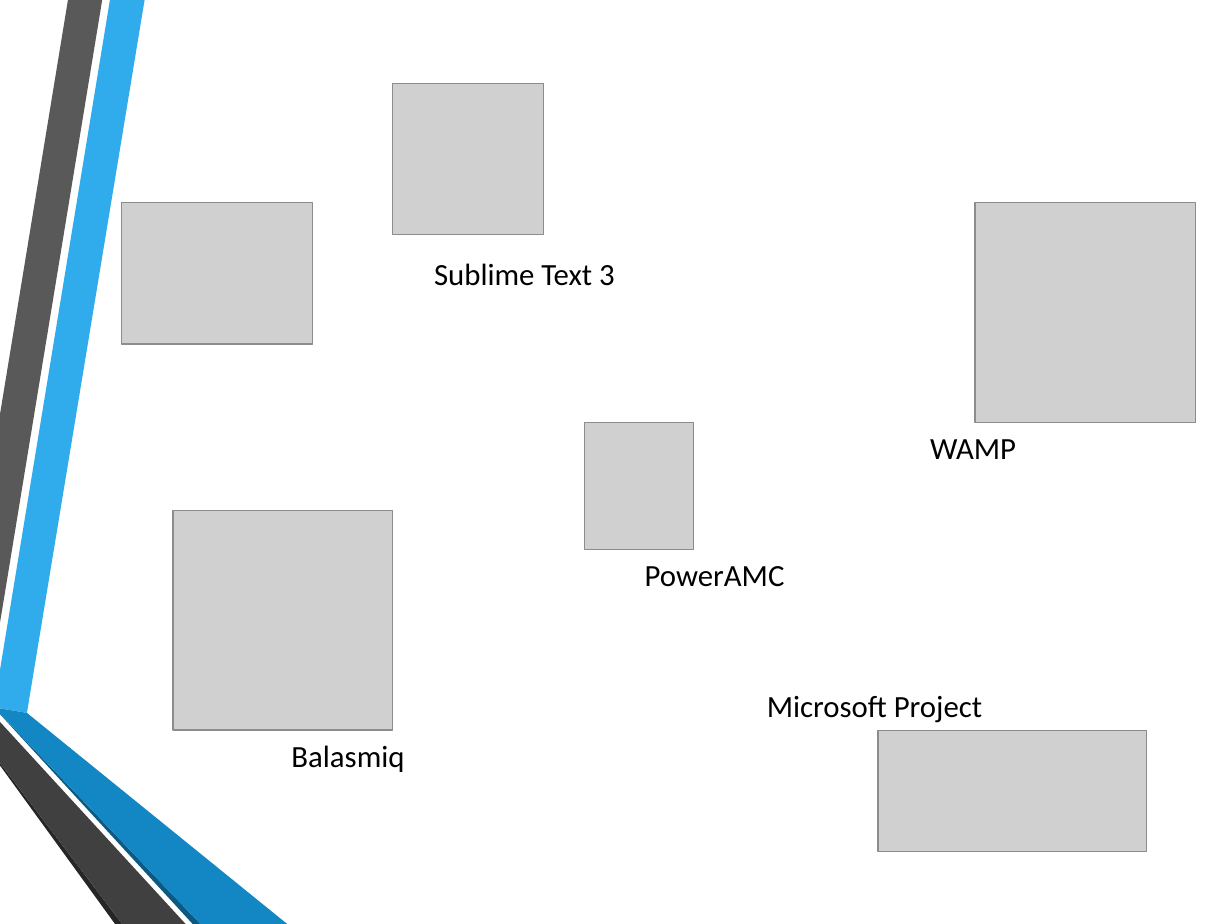
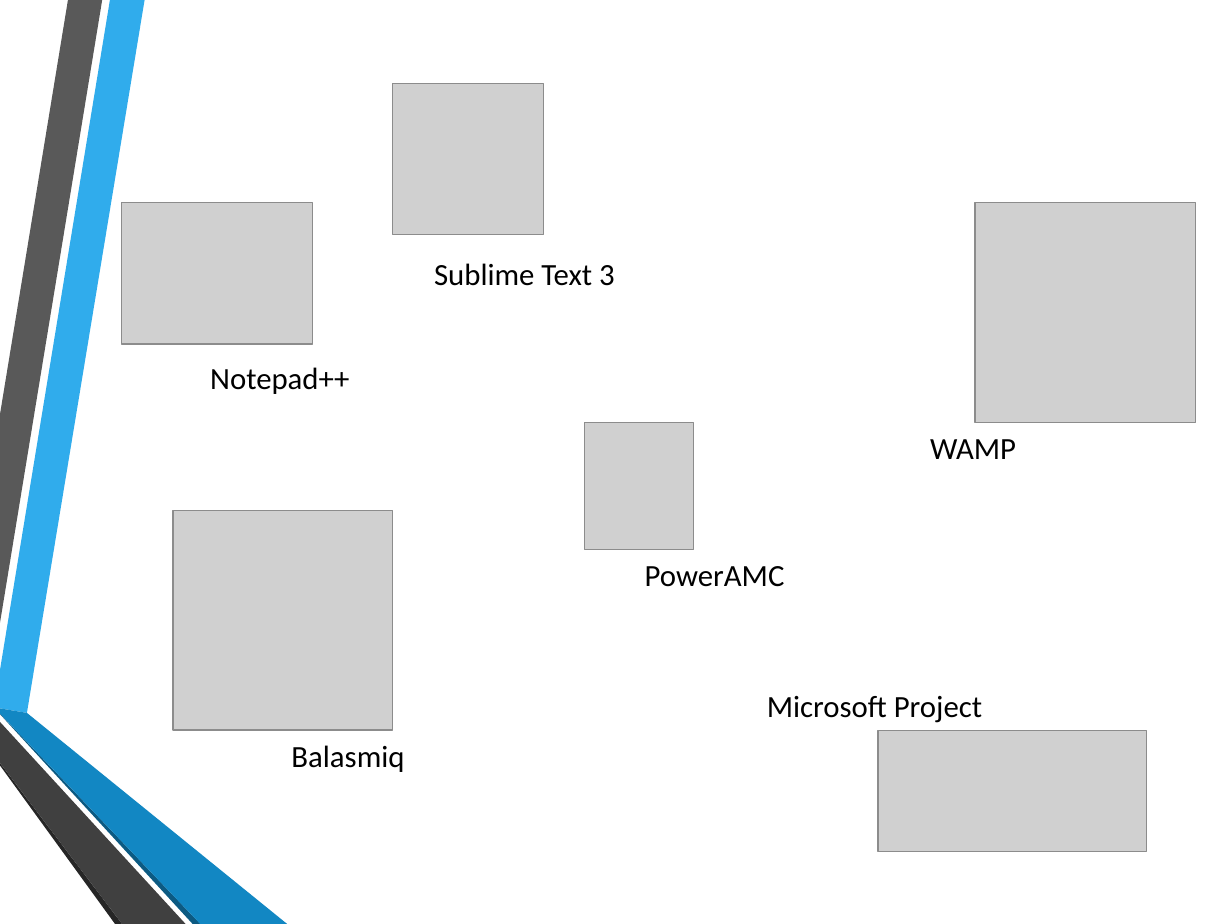
Before and after one commit to Alex4064/ProjetWeb, a slide deck: slide 7 of Documentation/Presentation project.pptx (slide 6 before the commit). Drawn at 1232x924 pixels with LibreOffice and Linux fonts; fonts in the diff are those of the drawing; grey boxes stand for pictures; background and template pictures are left out. Boxes give left, top, right and bottom in pixels: in the first picture for what was removed or moved away, otherwise in the second. Text is boxed around its words. In the diff, an @@ line names an element or a change of style, - is before the commit and + after.

```diff
--- a/Documentation/Presentation project.pptx
+++ b/Documentation/Presentation project.pptx
@@ text added at bbox=[210, 367, 349, 394], 18 pt, text #000000 @@
+Notepad++
```
Also in this commit, not shown: 6 other slides changed, 5 slides added, 2 slides removed, 6 other files.
